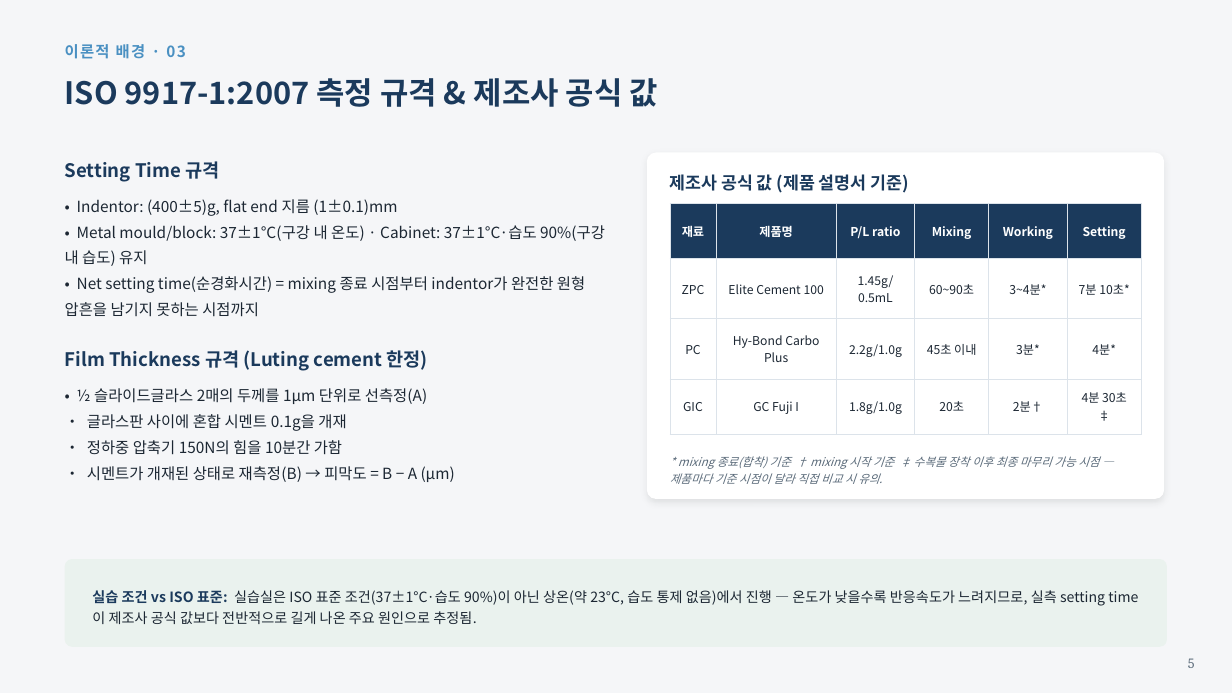
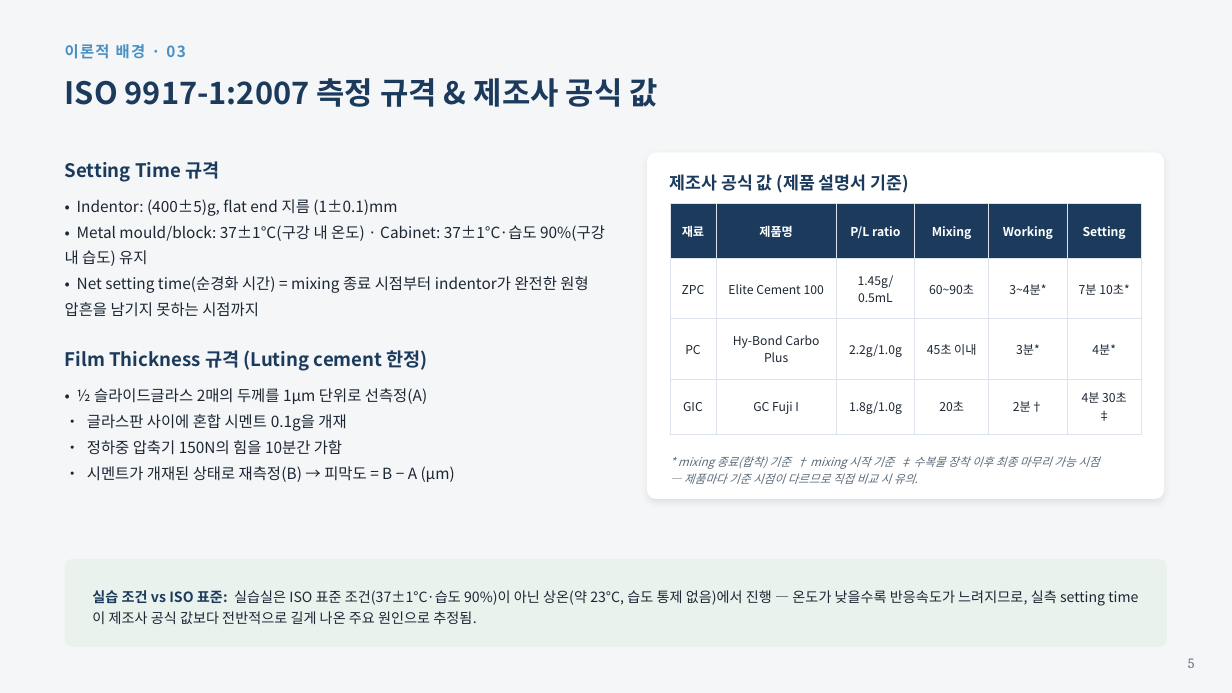
Before and after one commit to yojokem/-, a slide deck: slide 5 of 수복치과재료학실험/수복치과재료학실험_DentalCements_20260922.pptx. Drawn at 1232x693 pixels with LibreOffice and Linux fonts; fonts in the diff are those of the drawing. Boxes give left, top, right and bottom in pixels: in the first picture for what was removed or moved away, otherwise in the second. Text is boxed around its words. In the diff, an @@ line names an element or a change of style, - is before the commit and + after.

```diff
--- a/수복치과재료학실험/수복치과재료학실험_DentalCements_20260922.pptx
+++ b/수복치과재료학실험/수복치과재료학실험_DentalCements_20260922.pptx
@@ text at (65, 276, 588, 317): spaces changed @@
-• Net setting time(순경화시간) = mixing 종료 시점부터 indentor가 완전한 원형 압흔을 남기지 못하는 시점까지
+• Net setting time(순경화 시간) = mixing 종료 시점부터 indentor가 완전한 원형 압흔을 남기지 못하는 시점까지
@@ text at (678, 456, 1099, 484): text changed @@
-* mixing 종료(합착) 기준 † mixing 시작 기준 ‡ 수복물 장착 이후 최종 마무리 가능 시점 — 제품마다 기준 시점이 달라 직접 비교 시 유의.
+* mixing 종료(합착) 기준 † mixing 시작 기준 ‡ 수복물 장착 이후 최종 마무리 가능 시점
+— 제품마다 기준 시점이 다르므로 직접 비교 시 유의.
```
Also in this commit, not shown: 11 other slides changed, 3 other files.
